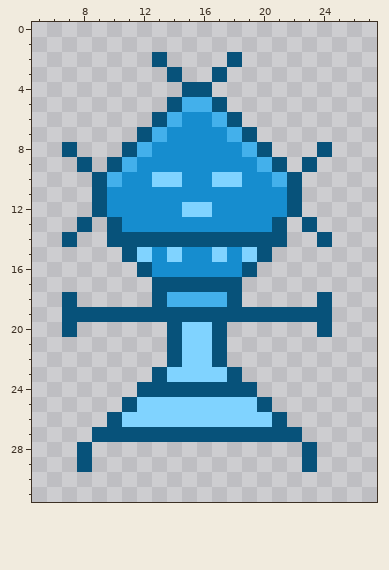
Pixel-art file, stored at Aseprite/animations/abillities/icons/migawari/tjasolmai_3.aseprite. Above: the version before the commit.
32x32 pixels, 1 frame. Shown: x 5..27, y 0..31.
New version:
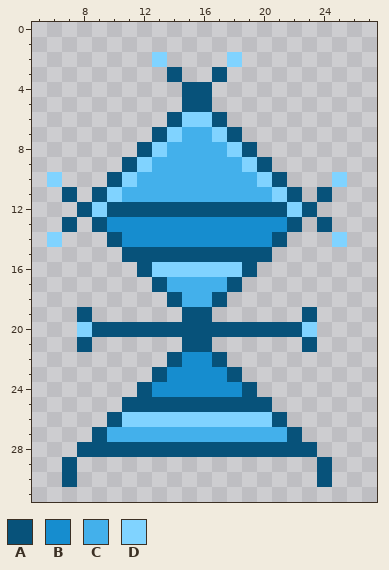
Palette (. is transparent): A #07527a  B #168dcf  C #43b0eb  D #80d3ff
Changes in this commit:
Changed rows in their new state; - is an unchanged pixel.
first column x 6:
 2 -------D----D-------
 5 --------.AA.--------
 6 -------.ADDA.-------
 7 ------.ADCCDA.------
 8 -.---.ADCCCCDA.---.-
 9 --.-.ADCCCCCCDA.-.--
10 D--.ADCCCCCCCCDA.--D
11 -A--DCCCCCCCCCCD--A-
12 --ADAAAAAAAAAAAADA--
13 -A.AB----------BA.A-
14 D.---BBBBBBBBBB---.D
15 ------AAAAAAAA------
16 -------DDDDDD-------
17 --------CCCC--------
18 -.-----.A--A.-----.-
19 -.-......--......-.-
20 -.DAAAAA-AA-AAAAAD.-
21 --A-----.AA.-----A--
22 ---------BB---------
23 --------BBBB--------
24 -------BBBBBB-------
25 ------AAAAAAAA------
27 ----CCCCCCCCCCCC----
28 ---AAAAAAAAAAAAAA---
29 -A.--------------.A-
30 -A----------------A-
Pixel boxes of the changes (left, top, right, bottom) in both pictures:
changed: (47, 52, 347, 487)
